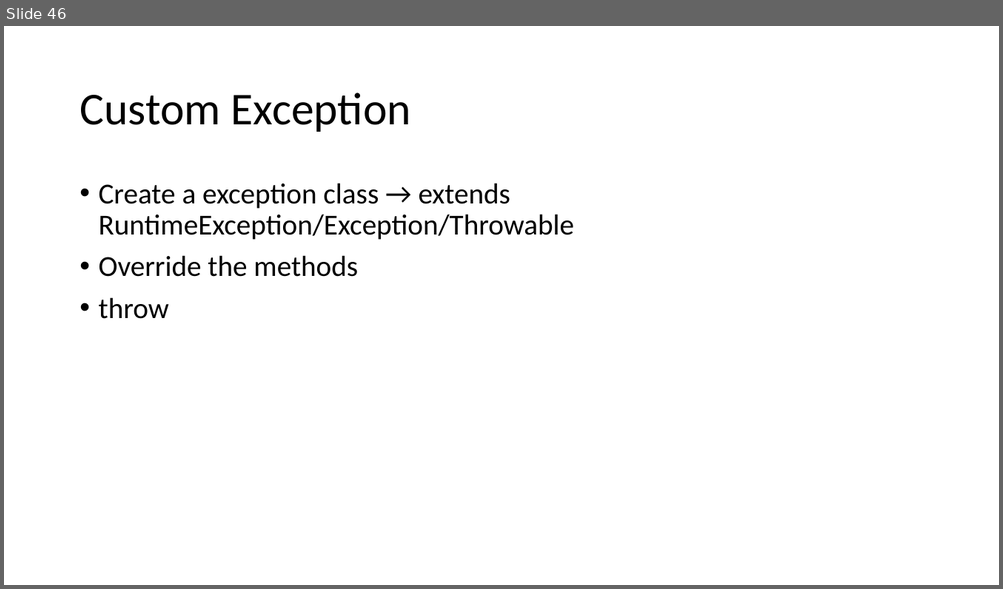
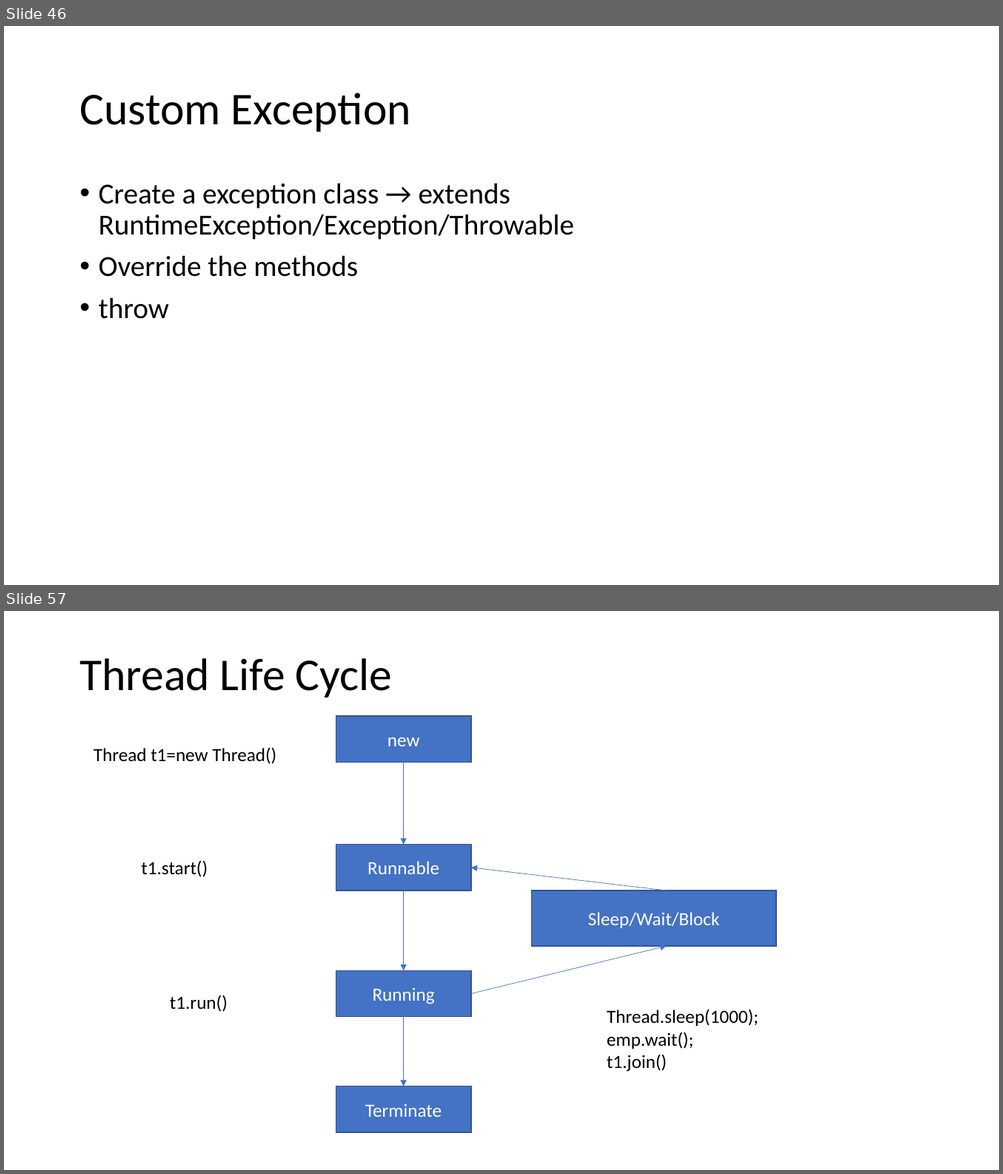
Before and after one commit to caprepo/java-jul, a slide deck: Java.pptx. Shown one above the other, each under a label of ours: slide 46 before the commit, slides 46 and 57 after it; the slides between them are not shown. The pictures are 1003x589 and 1003x1174 pixels, drawn with LibreOffice and Linux fonts; fonts in the diff are those of the drawing. Boxes give left, top, right and bottom in pixels: in the first picture for what was removed or moved away, otherwise in the second. Text is boxed around its words. In the diff, an @@ line names an element or a change of style, - is before the commit and + after.

```diff
--- a/Java.pptx
+++ b/Java.pptx
@@ slide 57 added at (4,611,999,1170), background #FFFFFF @@
@@ title added at (79,658,392,698), 44 pt, text #000000 @@
+Thread Life Cycle
@@ rectangle added at (336,716,471,763), fill #4472C4, outline #325491 1 pt, 18 pt, text #FFFFFF @@
+new
@@ text added at (94,747,276,764), 18 pt, text #000000 @@
+Thread t1=new Thread()
@@ arrow added from (403, 763) to (403, 845), #4472C4 0.5 pt @@
@@ rectangle added at (336,845,471,891), fill #4472C4, outline #325491 1 pt, 18 pt, text #FFFFFF @@
+Runnable
@@ text added at (141,861,208,877), 18 pt, text #000000 @@
+t1.start()
@@ arrow added from (666, 891) to (471, 868), #4472C4 0.5 pt @@
@@ arrow added from (403, 891) to (403, 971), #4472C4 0.5 pt @@
@@ rectangle added at (532,891,777,946), fill #4472C4, outline #325491 1 pt, 18 pt, text #FFFFFF @@
+Sleep/Wait/Block
@@ arrow added from (471, 994) to (666, 946), #4472C4 0.5 pt @@
@@ rectangle added at (336,971,471,1017), fill #4472C4, outline #325491 1 pt, 18 pt, text #FFFFFF @@
+Running
@@ text added at (170,995,227,1012), 18 pt, text #000000 @@
+t1.run()
@@ text added at (606,1009,758,1072), 18 pt, text #000000 @@
+Thread.sleep(1000);
+emp.wait();
+t1.join()
@@ arrow added from (403, 1017) to (403, 1087), #4472C4 0.5 pt @@
@@ rectangle added at (336,1087,471,1133), fill #4472C4, outline #325491 1 pt, 18 pt, text #FFFFFF @@
+Terminate
```
Also in this commit, not shown: 13 other slides added, 1 other file.
